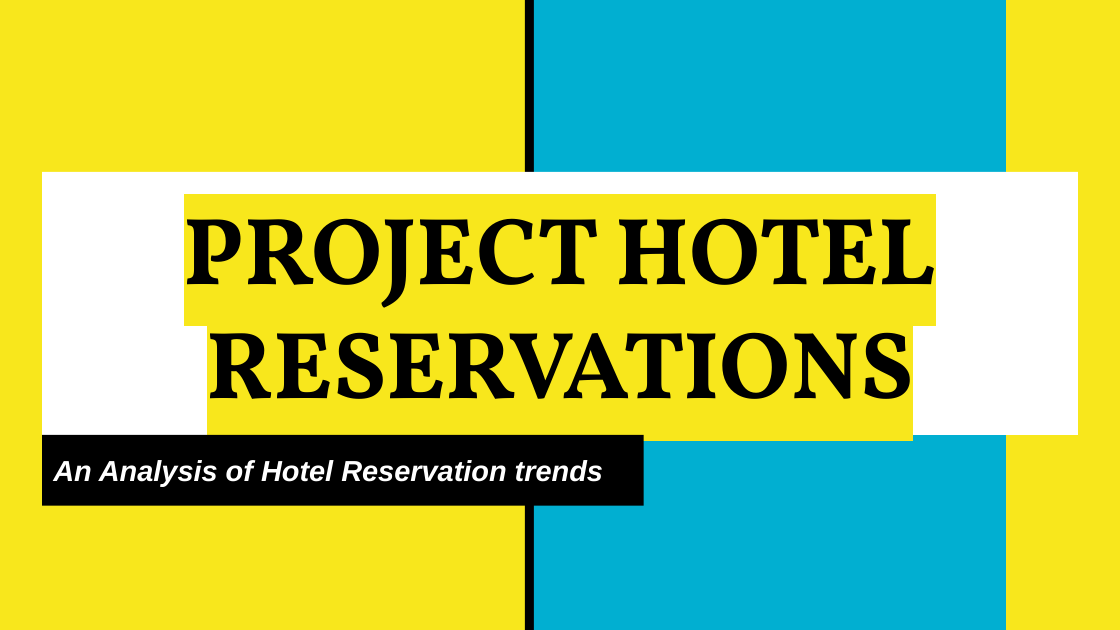
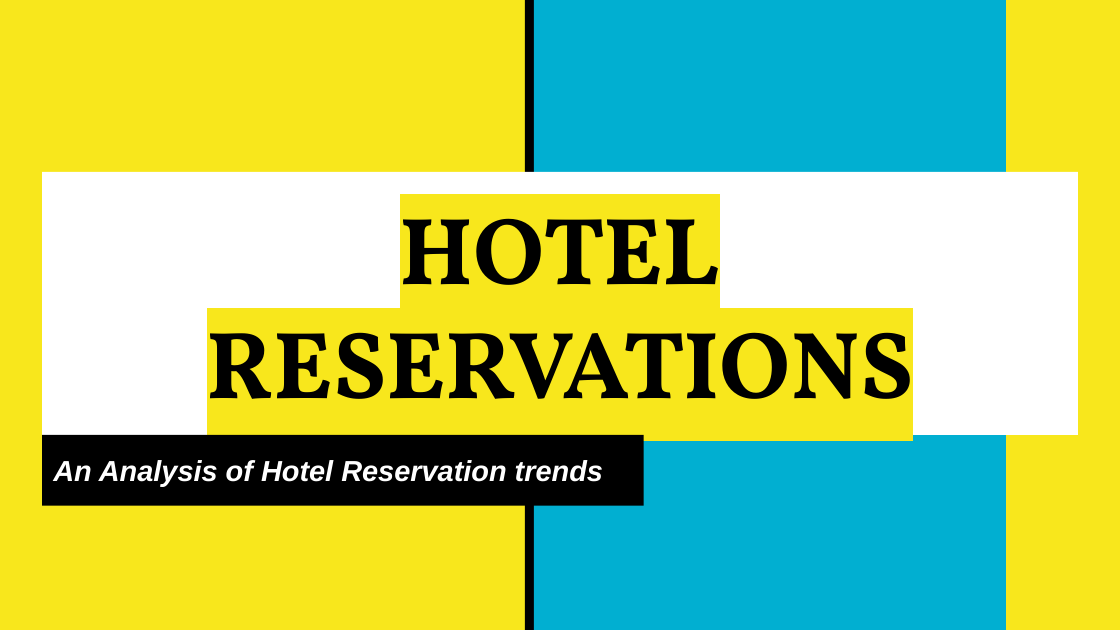
Before and after one commit to domivillacis/Hotel_reservations_analysis, a slide deck: slide 1 of Hotel_Reservations.pptx. Drawn at 1120x630 pixels with LibreOffice and Linux fonts; fonts in the diff are those of the drawing. Boxes give left, top, right and bottom in pixels: in the first picture for what was removed or moved away, otherwise in the second. Text is boxed around its words. In the diff, an @@ line names an element or a change of style, - is before the commit and + after.

```diff
--- a/Hotel_Reservations.pptx
+++ b/Hotel_Reservations.pptx
@@ title at box(207, 193, 913, 440): text changed @@
-PROJECT HOTEL RESERVATIONS
+HOTEL RESERVATIONS
```
Also in this commit, not shown: 19 other slides changed, 15 slides added, 3 slides removed.
